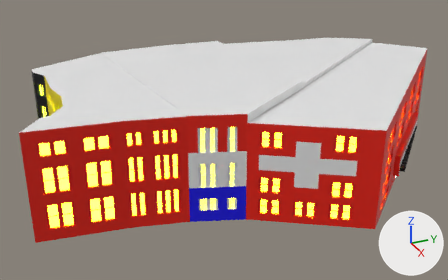
Two versions of the FBX model Assets/Models/danish_complex.fbx, one commit apart.
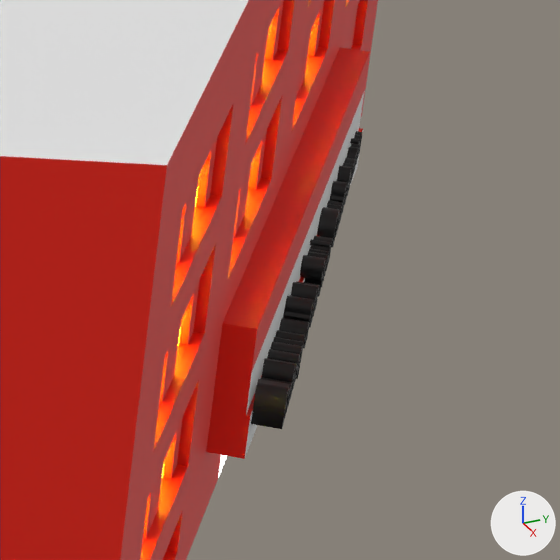
Each version is shown whole from a camera (50 mm lens) standing at (1022.0, -490.0, 584.0) and looking at (-4.0, -28.0, 71.0), then close up on the part from 80% to 100% of the width and 37% to 69% of the height. The axes (+X, +Y, +Z) are drawn at lower right. The lights are the same throughout. Where no turn or scale is listed for an object, it has been applied to the vertices. Vertices at the same position are counted once.

The first close-up shows 'Plane', 'Text.003'.
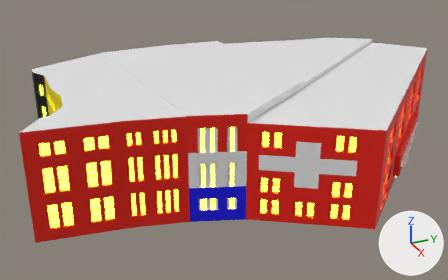
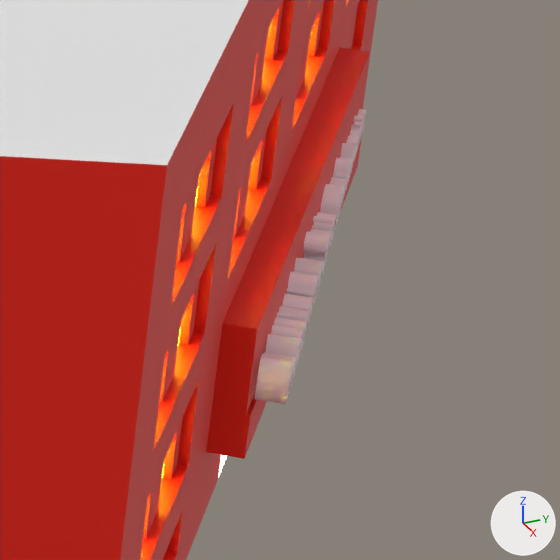
Pixel boxes (x1, y1, x2, y2) of what changed, in the close-ups (560 x 560 px):
'Text.003', recoloured, moved
    before: (251, 131, 363, 429)
    after: (254, 109, 366, 404)
part 1 of me_plane, recoloured (grey to brown)
    both: (246, 93, 364, 414)
part 2 of me_plane, recoloured (grey to brown)
    before: (245, 130, 363, 456)
    after: (245, 131, 363, 456)

Patch to the scene script:
```diff
--- a/Assets/Models/danish_complex.fbx.py
+++ b/Assets/Models/danish_complex.fbx.py
@@ mat_material_013 @@
 mat_material_013 = principled_material('Material.013')
-mat_material_013.base_color = (0.0, 0.0, 0.0)  # black #000000
+mat_material_013.base_color = (1.0, 0.87, 0.926)  # white #fff0f7
@@ me_plane @@
 me_plane.from_pydata(...)  # 6285 vertices, 6141 faces; spans x -269.0..298.0, y -419.0..500.0, z 0.0..201.0
 # used by ob_plane; location = (0.0, 0.0, 0.0)
+# me_plane part 1: all 6 faces centred in x 54.0..187.0, y 259.0..405.0, z 50.0 switch from mat_material_001 (white #e7e7e7) to mat_material_005 (red #e71a00)
+# me_plane part 2: all 6 faces centred in x 55.0..187.0, y 259.0..405.0, z 36.0 switch from mat_material_004 (white #e7e7e7) to mat_material_005 (red #e71a00)
 me_plane.materials.append(mat_material_002)
@@ ob_text_003 @@
 ob_text_003 = bpy.data.objects.new('Text.003', me_text_003)
-ob_text_003.location = (201.7, 250.5, 38.0)
+ob_text_003.location = (201.7, 250.6, 46.3)
```
